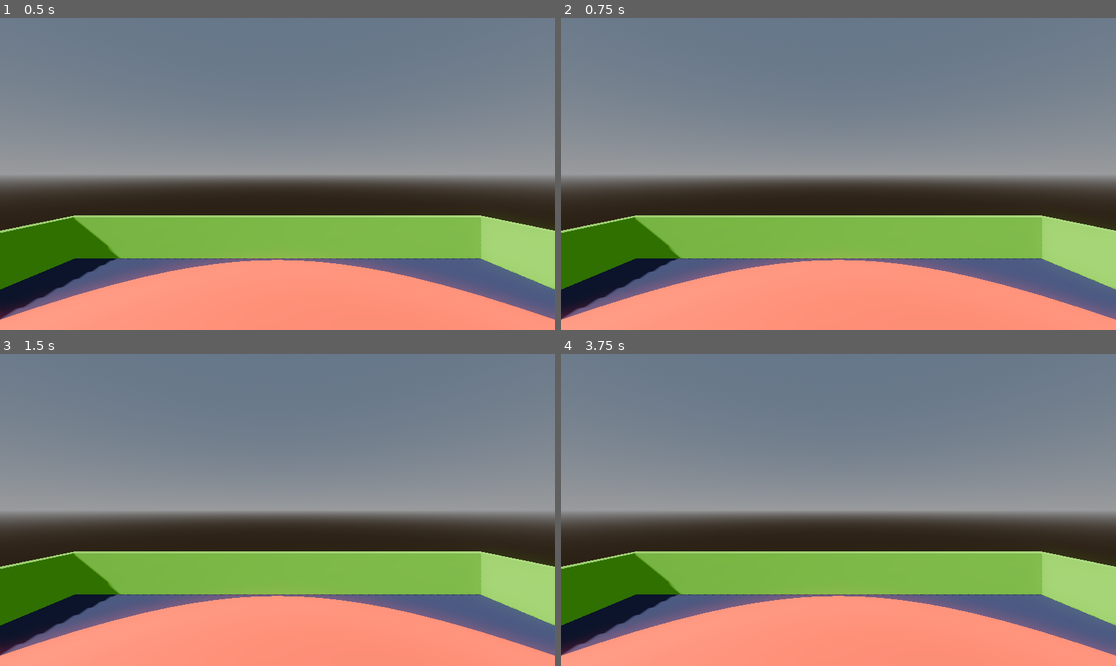
Above: before the commit, frames 1-4 (two rows, left to right).
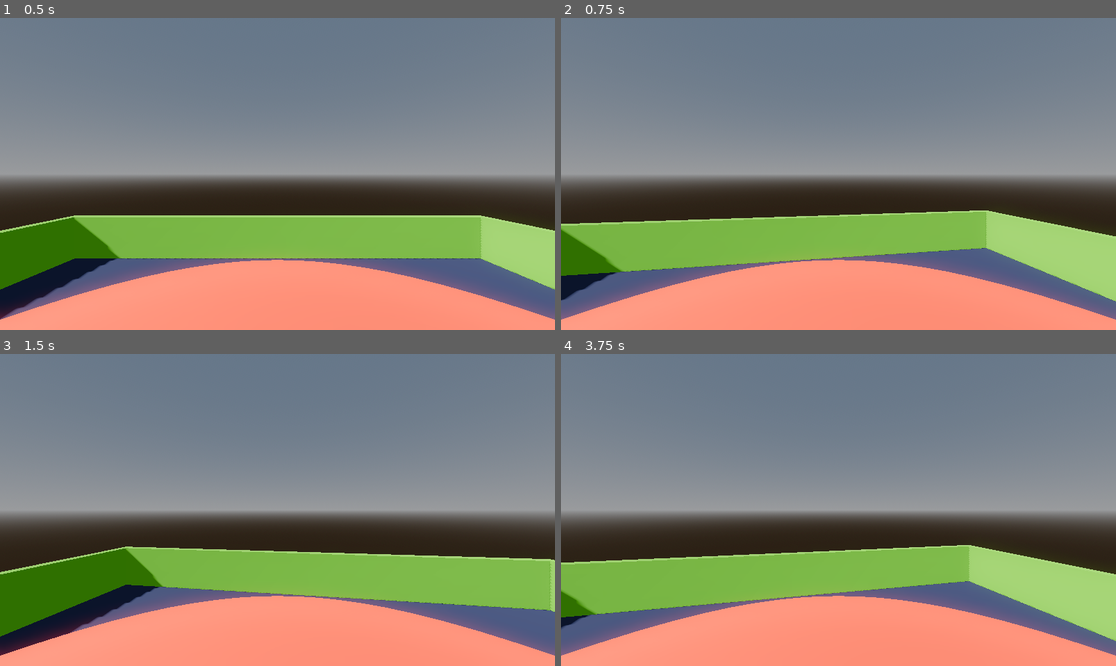
Above: after the commit, the same moments.

Repository: lcrol77/3d-fps-movement
Game: Godot game, scene res://main.tscn
Two runs of this game, one before a commit and one after it. Both use one fixed random seed, a clock stepped at 60 frames per second and the inputs below. Before the commit the project has no main scene; this scene is started directly in both runs.
Inputs (mouse positions are in pixels of both pictures, inside the frame that each line leads up to):
- Up to frame 1 (0.5 s): no input
- Up to frame 2 (0.75 s): tap Enter at 0.5 s; move the mouse to (866, 174) at 0.52 s
- Up to frame 3 (1.5 s): tap Space at 1.25 s; move the mouse to (249, 510) at 1.27 s
- Up to frame 4 (3.75 s): tap Enter at 2, 3.5 s; move the mouse to (849, 503) at 2.02 s; tap Space at 2.75 s; move the mouse to (832, 516) at 2.77 s; move the mouse to (877, 513) at 3.52 s

Frame 1 is identical in both runs. In frame 2, 7.3% of the frame differs, in the area x 0-100%, y 61-97%; in frame 3, 7.2%; in frame 4, 9.2%.

Commit message:
added _yaw rotation to the player

Diff:
--- a/player.gd
+++ b/player.gd
@@ -21,3 +21,4 @@
 func _input(input_event: InputEvent) -> void:
 	if input_event is InputEventMouseMotion:
 		_yaw -= input_event.screen_relative.x * MOUSE_SENSITIVITY * 0.001
+		rig.rotation = Vector3(0,_yaw,0)
--- a/project.godot
+++ b/project.godot
@@ -11,6 +11,7 @@
 [application]
 
 config/name="fps-movement"
+run/main_scene="uid://c2e22k52rqw7v"
 config/features=PackedStringArray("4.5", "Forward Plus")
 config/icon="res://icon.svg"
 
